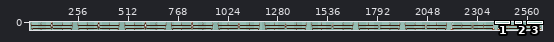
File history of a sprite sheet, Assets/Graphics/deadSkull.png. The first picture is a wide view before the edit; the outline marks the close-up.
Close-up. As it was:
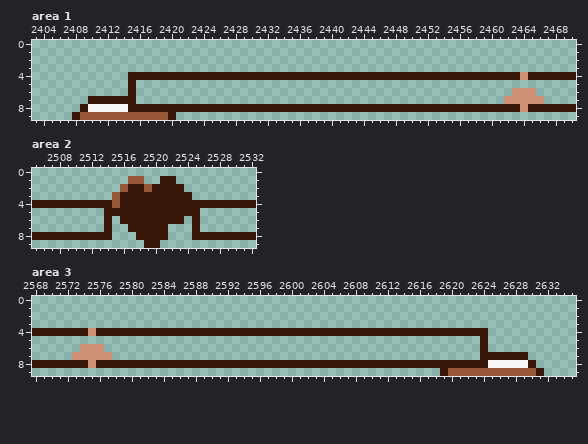
The file is 2640x10 pixels. Shown: area 1: x 2403..2470, y 0..9; area 2: x 2505..2532, y 0..9; area 3: x 2568..2635, y 0..9. The wide view leaves out empty margins. The commit also changed other parts of the picture, which this record leaves out.
After:
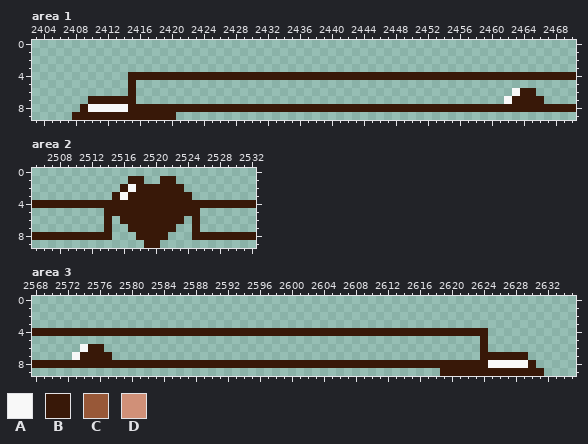
Palette (. is transparent): A #f8f8f8  B #381808  C #985838  D #d09078
The edit:
{"where": "area 1"}
{"y":4,"x":2464,"old":"D","new":"B"}
{"y":6,"x":2463,"old":"DDD","new":"ABB"}
{"y":7,"x":2462,"old":"DDDDD","new":"ABBBB"}
{"y":8,"x":2464,"old":"D","new":"B"}
{"y":9,"x":2409,"old":"CCCCCCCCCCC","new":"BBBBBBBBBBB"}
{"where": "area 2"}
{"y":1,"x":2517,"old":"CC","new":"BB"}
{"y":2,"x":2516,"old":"CB","new":"BA"}
{"y":2,"x":2519,"old":"C","new":"B"}
{"y":3,"x":2515,"old":"CB","new":"BA"}
{"y":4,"x":2515,"old":"C","new":"B"}
{"y":7,"x":2522,"old":".","new":"B"}
{"where": "area 3"}
{"y":4,"x":2575,"old":"D","new":"B"}
{"y":6,"x":2574,"old":"DDD","new":"ABB"}
{"y":7,"x":2573,"old":"DDDDD","new":"ABBBB"}
{"y":8,"x":2575,"old":"D","new":"B"}
{"y":9,"x":2620,"old":"CCCCCCCCCCC","new":"BBBBBBBBBBB"}
{"label":"changed","picture_box":[504,72,544,112]}
{"label":"changed","picture_box":[80,112,168,120]}
{"label":"changed","picture_box":[112,176,152,208]}
{"label":"added","picture_box":[168,224,176,232]}
{"label":"changed","picture_box":[72,328,112,368]}
{"label":"changed","picture_box":[448,368,536,376]}
